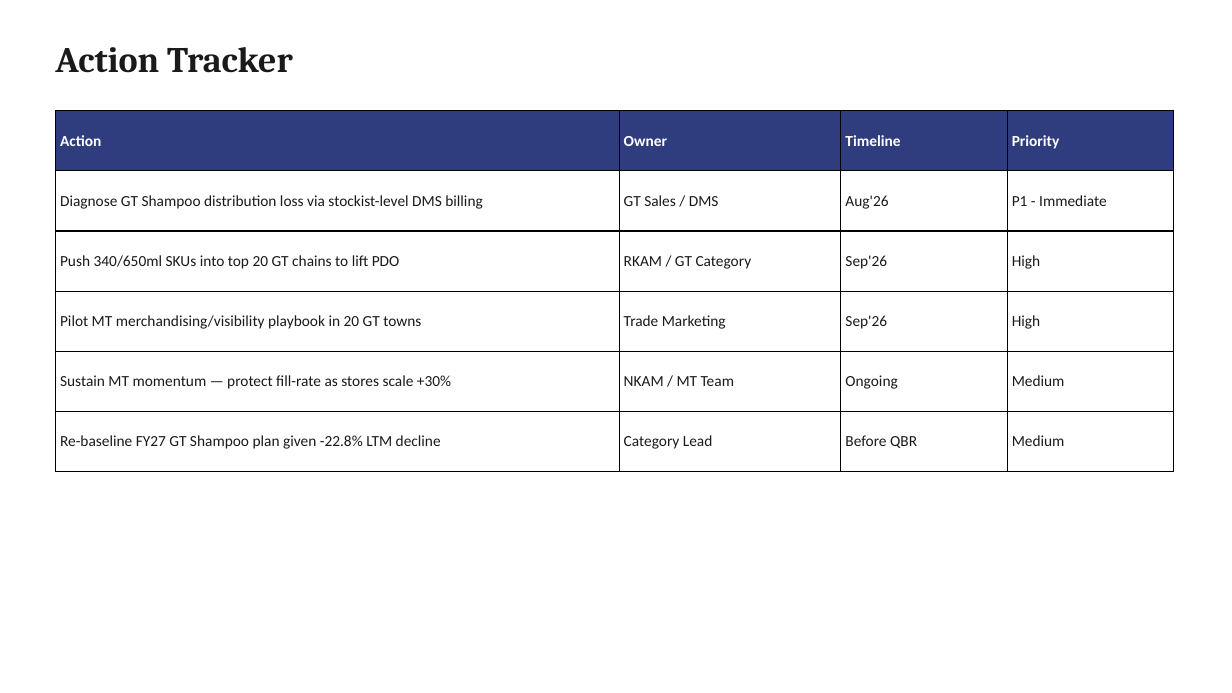
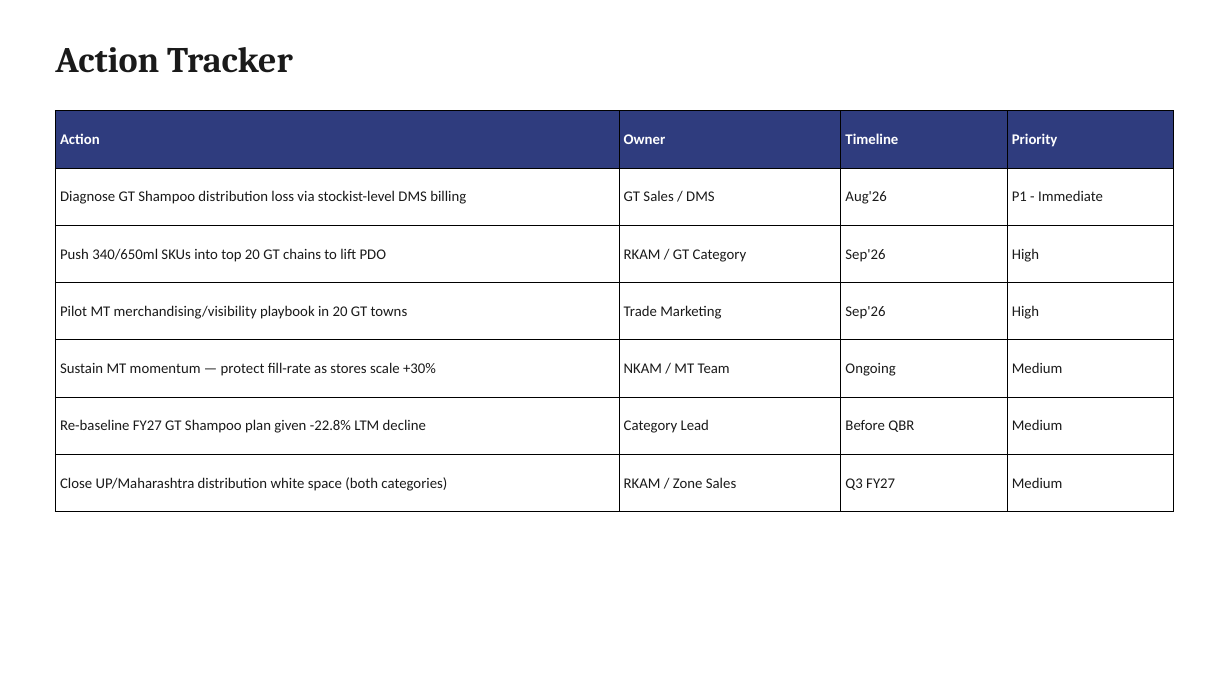
Before and after one commit to aswalsheshant-cell/mt-dashboard, a slide deck: slide 8 of reports/MT_vs_GT_Deep_Dive.pptx (slide 6 before the commit). Drawn at 1232x693 pixels with LibreOffice and Linux fonts; fonts in the diff are those of the drawing. Boxes give left, top, right and bottom in pixels: in the first picture for what was removed or moved away, otherwise in the second. Text is boxed around its words. In the diff, an @@ line names an element or a change of style, - is before the commit and + after.

```diff
--- a/reports/MT_vs_GT_Deep_Dive.pptx
+++ b/reports/MT_vs_GT_Deep_Dive.pptx
@@ table at (x1=55, y1=111, x2=1174, y2=512) @@
+row 7: Close UP/Maharashtra distribution white space (both categories) | RKAM / Zone Sales | Q3 FY27 | Medium
```
Also in this commit, not shown: 2 slides added, 2 other files.
